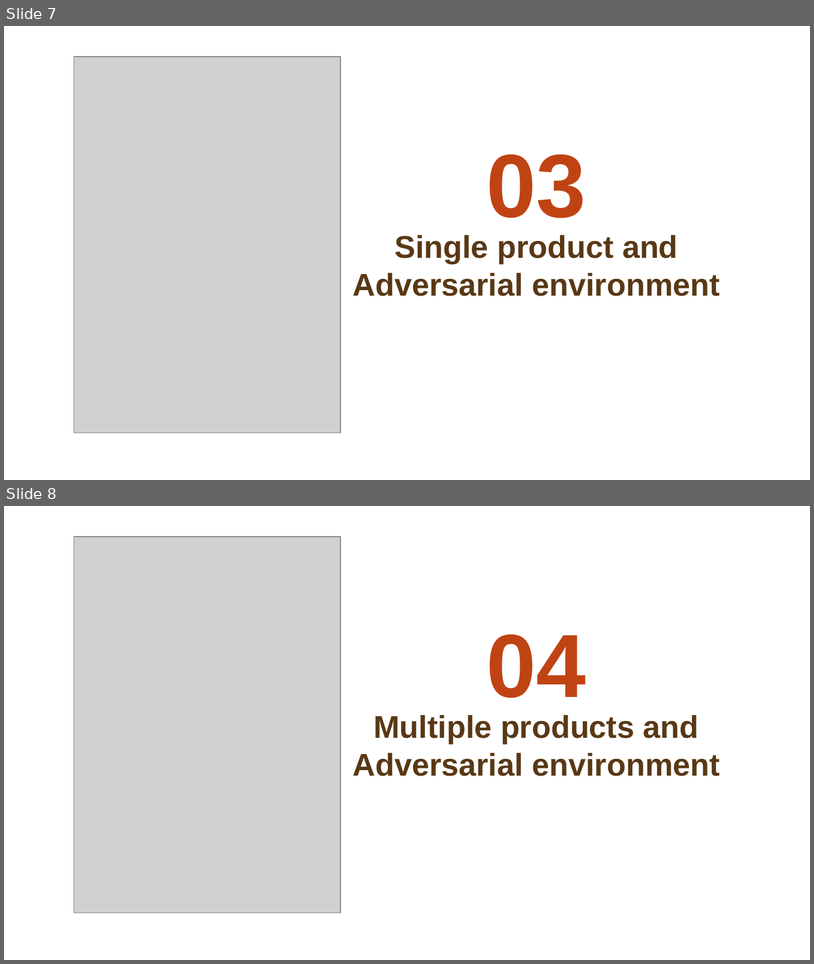
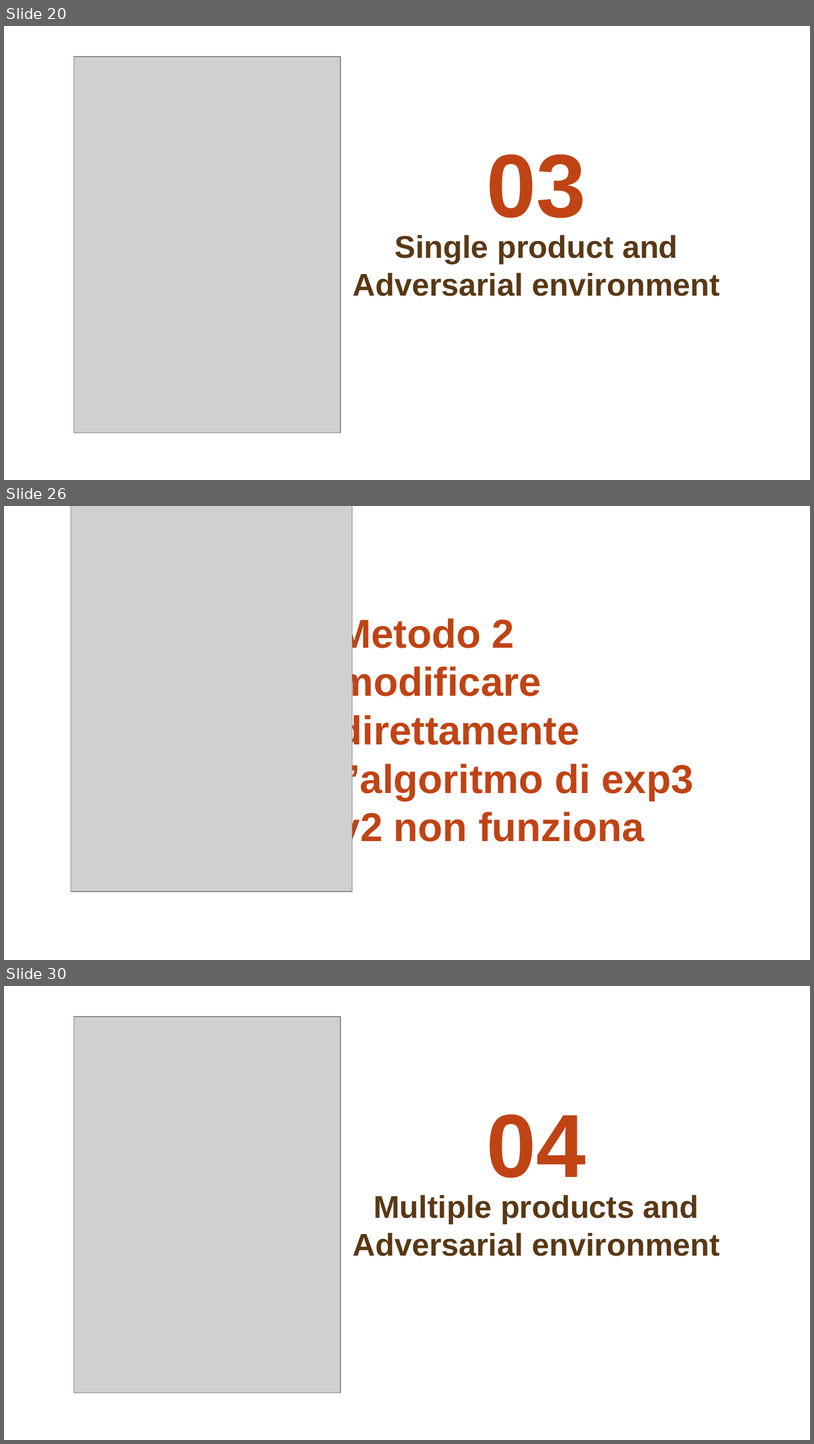
Before and after one commit to matteopasqual02/OLA-2025-project, a slide deck: presentation.pptx. Shown one above the other, each under a label of ours: slides 7 and 8 before the commit, slides 20, 26 and 30 after it; the slides between them are not shown. The pictures are 814x964 and 814x1444 pixels, drawn with LibreOffice and Linux fonts; fonts in the diff are those of the drawing; grey boxes stand for pictures; background and template pictures are left out. Boxes give left, top, right and bottom in pixels: in the first picture for what was removed or moved away, otherwise in the second. Text is boxed around its words. In the diff, an @@ line names an element or a change of style, - is before the commit and + after.

```diff
--- a/presentation.pptx
+++ b/presentation.pptx
@@ slide 26 added at (4, 506, 810, 960), background picture (left out) @@
@@ picture added at (71, 506, 353, 891) @@
@@ title added at (338, 615, 694, 849), 36 pt, text #C04314, bold @@
+Metodo 2
+modificare direttamente l’algoritmo di exp3
+v2 non funziona
@@ what was slide 7 is now slide 20 @@
@@ what was slide 8 is now slide 30 @@
```
Also in this commit, not shown: 1 slide changed, 30 other slides added, 1 slide removed.
